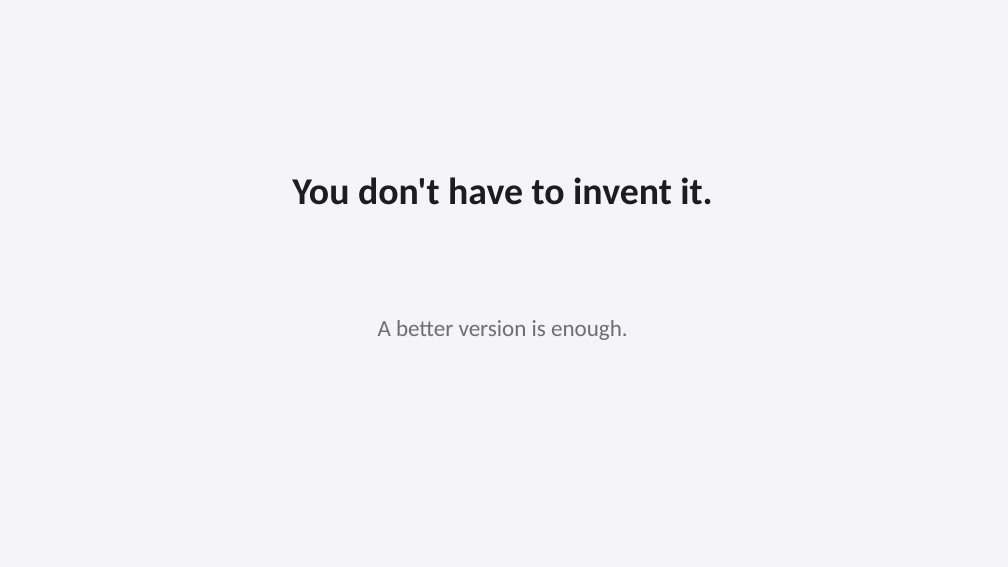
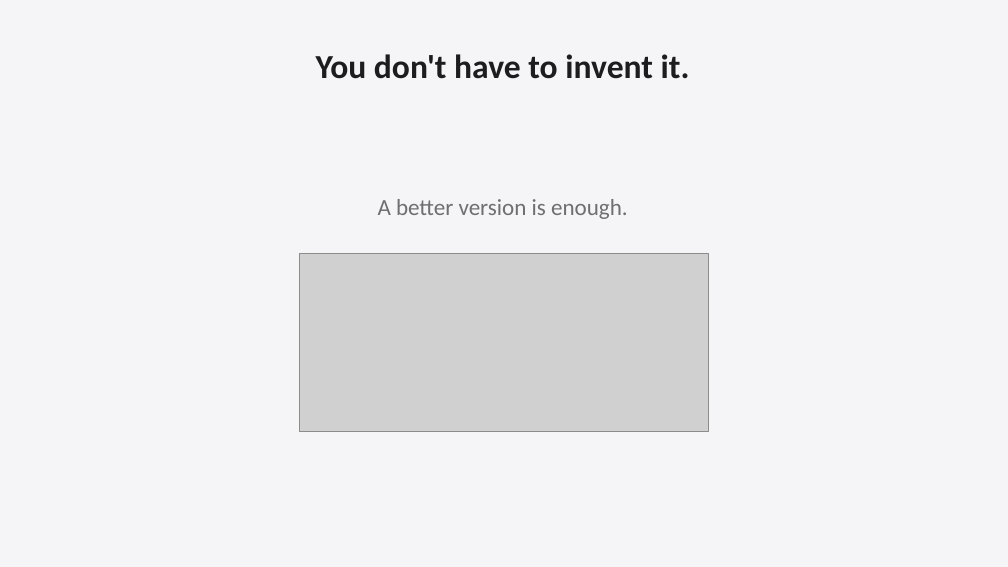
Before and after one commit to shangeethsivan/shangeethsivan.github.io, a slide deck: slide 7 of talks/shipaton-kug-chennai-2026/shipaton-kug-chennai-2026.pptx (slide 6 before the commit). Drawn at 1008x567 pixels with LibreOffice and Linux fonts; fonts in the diff are those of the drawing; grey boxes stand for pictures. Boxes give left, top, right and bottom in pixels: in the first picture for what was removed or moved away, otherwise in the second. Text is boxed around its words. In the diff, an @@ line names an element or a change of style, - is before the commit and + after.

```diff
--- a/talks/shipaton-kug-chennai-2026/shipaton-kug-chennai-2026.pptx
+++ b/talks/shipaton-kug-chennai-2026/shipaton-kug-chennai-2026.pptx
@@ text "You don't have to invent ...": place and size @@
-text "You don't have to invent ..." at (292, 177, 712, 205)
+text "You don't have to invent ..." at (316, 54, 690, 79)
@@ text "You don't have to invent ..." at (316, 54, 690, 79): size 36 to 32 pt @@
@@ text "A better version is enough.": place and size @@
-text "A better version is enough." at (378, 320, 628, 340)
+text "A better version is enough." at (378, 199, 628, 219)
@@ picture added at (300, 253, 709, 431) @@
```
Also in this commit, not shown: 2 other slides changed, 2 slides added, 1 slide removed, 14 other files.
